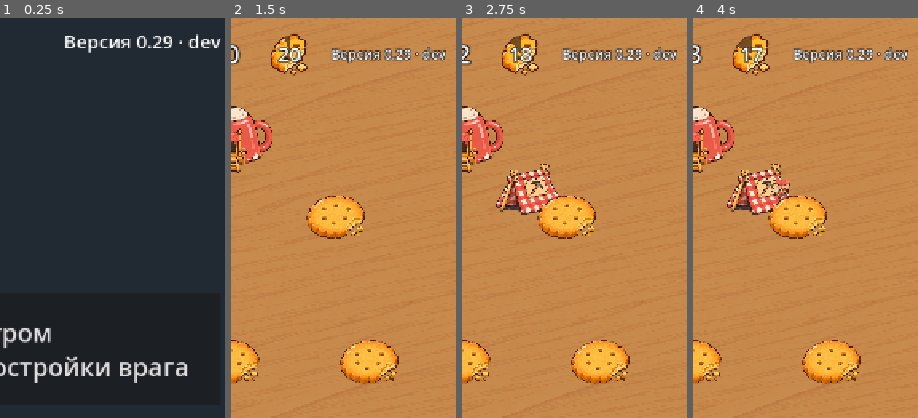
Above: before the commit, frames 1-4 (left to right).
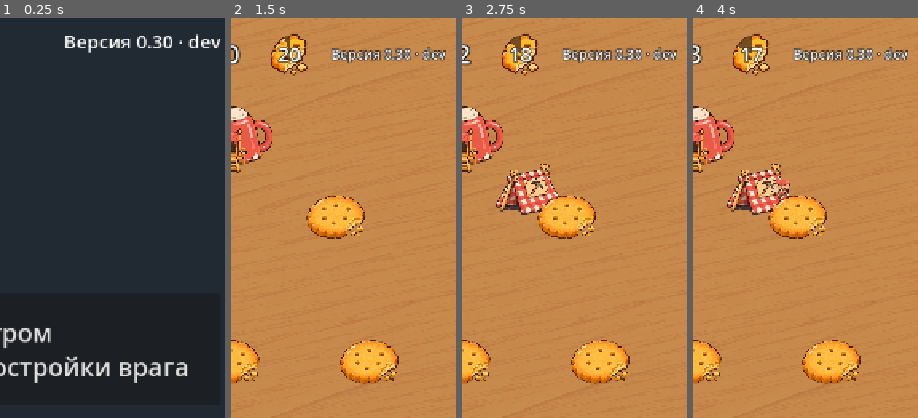
Above: after the commit, the same moments.

Repository: fishert2812/strategy-2d
Game: Godot game, scene res://scenes/main.tscn
Two runs of this game, one before a commit and one after it. Both use one fixed random seed, a clock stepped at 60 frames per second and the inputs below.
Inputs (mouse positions are % of the whole screen's width and height, from its top left):
- Up to frame 1 (0.25 s): no input
- Up to frame 2 (1.5 s): click "Разгром Разрушь все постройки…" at 0.5 s; tap Enter at 1.25 s; move the mouse to (72, 45) at 1.27 s; click (72, 45) at 1.42 s
- Up to frame 3 (2.75 s): drag from (30, 55) to (45, 70) at 2.02 s
- Up to frame 4 (4 s): move the mouse to (60, 28) at 2.77 s; click (60, 28) at 2.92 s; drag from (45, 70) to (20, 35) at 3.52 s
The pictures show only the part of the screen within x 50-100%, y 0-50%; the shares and areas given below are measured in that part.

The runs differ from the first frame. In frame 1, 0.1% of the frame differs, in the area x 68-77%, y 4-8%; in frame 2, 0.1%; in frame 3, 0.1%; in frame 4, 0.1%.

Commit message:
Воины защищают свои постройки: ждущие свистка бегут к битой постройке в 300 от казармы; версия 0.30
Co-Authored-By: Claude Opus 5.5 <noreply@anthropic.com>
Claude-Session: https://claude.ai/code/session_019VbyzFae5xLzL824rEKy7F

Diff:
--- a/data/game.json
+++ b/data/game.json
@@ -32,6 +32,8 @@
   "_trophy": "Доля цены разрушенной постройки, которая достаётся разрушившему.",
   "trophy": 0.5,
   "whistle": {"every": 20, "squad": 4},
+  "_defend": "Защита: бьют лагерь, казарму или башню — ждущие свистка воины казарм не дальше radius от неё бегут защищать; seconds без ударов — возвращаются на пост.",
+  "defend": {"radius": 300, "seconds": 5},
   "warrior": {"cost": 4, "speed": 75, "hp": 60, "damage": 10, "hit_every": 0.8, "reach": 26, "aggro": 90, "march_aggro": 100, "siege": 3},
   "enemy": {"spread": 150, "think": 2.0, "camps": 2, "extra_camp_every": 120, "barracks_after": 20, "extra_barracks_every": 45, "max_barracks": 4, "raid_after": 90, "guards": 1}
 }
--- a/data/version.json
+++ b/data/version.json
@@ -1,3 +1,3 @@
 {
-	"number": "0.29"
+	"number": "0.30"
 }
--- a/scripts/sim.gd
+++ b/scripts/sim.gd
@@ -274,10 +274,14 @@
 		_march(u, route, w.speed * dt)
 	else:
 		u.go = false
-		# Шах: кружку бьют — ждущие свистка бегут к ней и дерутся с теми, кто рядом.
-		var mug := of_side(u.side, "home")
-		var alarm: bool = not mug.is_empty() and mug[0].get("alarm", -1.0) > time
-		_walk(u, mug[0].pos + u.post if alarm else u.home.pos + u.post, w.speed * dt)
+		# Тревога: бьют мою постройку не дальше defend.radius от казармы (в «Шахе» кружку — где угодно) —
+		# ждущие свистка бегут к ней и дерутся с теми, кто рядом; defend.seconds без ударов — назад на пост.
+		var to: Vector2 = u.home.pos
+		for b in of_side(u.side):
+			if b.get("alarm", -1.0) > time and (b.kind == "home" and mode.alarm > 0 or b.pos.distance_to(u.home.pos) <= cfg.defend.radius):
+				if to == u.home.pos or b.pos.distance_to(u.pos) < to.distance_to(u.pos):
+					to = b.pos
+		_walk(u, to + u.post, w.speed * dt)
 
 
 func _march(u: Dictionary, route: Array, dist: float) -> void:
@@ -309,6 +313,8 @@
 			if x.get("alarm", -1.0) <= time:
 				changed.emit("check", x)
 			x.alarm = time + mode.alarm
+		else:
+			x.alarm = time + cfg.defend.seconds
 		damage(x, cfg.warrior.siege)
 		return
 	_wound(x, cfg.warrior.damage, u)
--- /dev/null
+++ b/tests/test_defend.gd
@@ -0,0 +1,83 @@
+extends RefCounted
+## Защита построек (геймдизайнер, 0.29: «в Разгроме воины почти не дерутся»): бьют мою постройку —
+## ждущие свистка воины ближних казарм бегут её защищать, 5 секунд без ударов — назад на пост.
+
+
+func _run(sim: Sim, seconds: float) -> void:
+	for i in int(seconds * 60):
+		sim.step(1.0 / 60.0)
+
+
+func _guard(sim: Sim, b: Dictionary) -> Dictionary:
+	return sim.units.filter(func(u): return is_same(u.home, b))[0]
+
+
+func test_waiting_guards_run_to_beaten_building_within_radius() -> String:
+	var sim := Sim.new()
+	sim.gold = [1000, 1000]
+	var camp := sim.build(Sim.PLAYER, "camp", Vector2(360, 600))
+	var r: float = sim.cfg.defend.radius
+	var near := sim.build(Sim.PLAYER, "barracks", camp.pos + Vector2(r, 0))
+	var far := sim.build(Sim.PLAYER, "barracks", camp.pos - Vector2(r + 1, 0))
+	_run(sim, 6.0)
+	var a := _guard(sim, near)
+	var b := _guard(sim, far)
+	var was := [a.pos.distance_to(camp.pos), b.pos.distance_to(camp.pos)]
+	var raider := {"id": 999, "side": Sim.ENEMY, "kind": "warrior", "pos": camp.pos + Vector2(0, -40), "hp": 600.0, "home": camp, "cd": 0.0, "post": Vector2.ZERO, "go": false, "leg": 0}
+	sim.units.append(raider)
+	sim._hit(raider, camp)
+	_run(sim, 4.0)
+	if a.pos.distance_to(camp.pos) > 60 or raider.hp >= 600.0:
+		return "воин казармы в %d от битого лагеря не прибежал и не бьёт (до лагеря %d)" % [r, a.pos.distance_to(camp.pos)]
+	if b.pos.distance_to(camp.pos) < was[1] - 5:
+		return "воин казармы в %d от лагеря побежал, а не должен" % (r + 1)
+	sim.units.erase(raider)
+	_run(sim, sim.cfg.defend.seconds + 6.0)
+	if a.pos.distance_to(near.pos) > 80:
+		return "тревога кончилась, а воин не вернулся на пост (до казармы %d)" % a.pos.distance_to(near.pos)
+	return ""
+
+
+func test_marching_squad_does_not_turn_to_defend() -> String:
+	var sim := Sim.new()
+	sim.gold = [1000, 1000]
+	var camp := sim.build(Sim.PLAYER, "camp", Vector2(360, 600))
+	var b := sim.build(Sim.PLAYER, "barracks", Vector2(500, 700))
+	sim.set_route(b, [Vector2(500, 150)])
+	_run(sim, sim.whistle + 0.5)
+	var u := _guard(sim, b)
+	if not u.go:
+		return "отряд не вышел на свисток"
+	var y: float = u.pos.y
+	var raider := {"id": 999, "side": Sim.ENEMY, "kind": "warrior", "pos": camp.pos + Vector2(0, -40), "hp": 600.0, "home": camp, "cd": 0.0, "post": Vector2.ZERO, "go": false, "leg": 0}
+	sim.units.append(raider)
+	sim._hit(raider, camp)
+	_run(sim, 2.0)
+	if u.pos.y > y - 100:
+		return "воин на марше свернул защищать лагерь (y был %d, стал %d)" % [y, u.pos.y]
+	return ""
+
+
+## Зачем игроку: в «Разгроме» враг, пришедший ломать мой лагерь или казарму, получает бой, а не ломает
+## без помехи: в 6 партиях простого бота ждущие свистка воины сбивают не меньше 40 чужих (без защиты — около 25).
+func test_rout_has_fights() -> String:
+	var t: RefCounted = load("res://tests/test_enemy.gd").new()
+	var guards := [0]
+	for k in 6:
+		var sim := Sim.new()
+		var enemy := Enemy.new(sim)
+		sim.changed.connect(func(what, d):
+			if what == "killed" and d.kind == "warrior":
+				var by := sim.units.filter(func(u): return u.id == d.by)
+				if not by.is_empty() and by[0].side == Sim.PLAYER and not by[0].go:
+					guards[0] += 1)
+		var think := -k * 0.3
+		while sim.winner == -1 and sim.time < 600:
+			enemy.step(0.05)
+			sim.step(0.05)
+			think += 0.05
+			if think >= 2.0:
+				think = 0.0
+				t._rush(sim)
+	print("    «Разгром», простой бот, 6 партий: защитники сбили %d" % guards[0])
+	return "" if guards[0] >= 40 else "в «Разгроме» защитники сбили за 6 партий %d чужих воинов (ждали от 40)" % guards[0]
--- a/tests/test_enemy.gd
+++ b/tests/test_enemy.gd
@@ -4,16 +4,17 @@
 
 const DT := 0.05
 
-## Партия с шагом DT; play(sim) — ход игрока раз в 2 с. Возвращает время конца или -1.
-func _match(play: Callable, limit := 600.0) -> float:
+## Партия с шагом DT; play(sim) — ход игрока раз в every с, первый после delay. Возвращает время конца
+## (минус — победа игрока) или 0.
+func _match(play: Callable, limit := 600.0, every := 2.0, delay := 0.0) -> float:
 	var sim := Sim.new()
 	var enemy := Enemy.new(sim)
-	var think := 0.0
+	var think := -delay
 	for i in int(limit / DT):
 		enemy.step(DT)
 		sim.step(DT)
 		think += DT
-		if think >= 2.0:
+		if think >= every:
 			think = 0.0
 			play.call(sim)
 		if sim.winner != -1:
@@ -62,9 +63,18 @@
 	return ""
 
 
+## Одной партии бота не верим (партии хаотичны): 12 партий при двух темпах игрока,
+## простой игрок выигрывает больше половины, медиана конца — не дольше 10 минут.
 func test_simple_player_wins() -> String:
-	var t := _match(_rush)
-	if t >= 0:
-		return "простой игрок не победил за 10 минут (итог %.0f)" % t
-	print("    победа простого игрока на %d:%02d" % [int(-t) / 60, int(-t) % 60])
+	var ends := []
+	for every in [1.0, 2.0]:
+		for k in 6:
+			ends.append(_match(_rush, 900.0, every, k * 0.3))
+	var wins := ends.filter(func(t): return t < 0).size()
+	var times := ends.map(func(t): return absf(t) if t != 0.0 else 900.0)
+	times.sort()
+	var median: float = (times[5] + times[6]) / 2.0
+	print("    простой игрок: побед %d из 12, медиана конца %d:%02d" % [wins, int(median) / 60, int(median) % 60])
+	if wins <= 6 or median > 600.0:
+		return "простой игрок: побед %d из 12, медиана конца %d с (ждали больше 6 и не дольше 600)" % [wins, median]
 	return ""
Not shown, added: tests/test_defend.gd.uid
Not shown, changed: CHANGELOG.md
